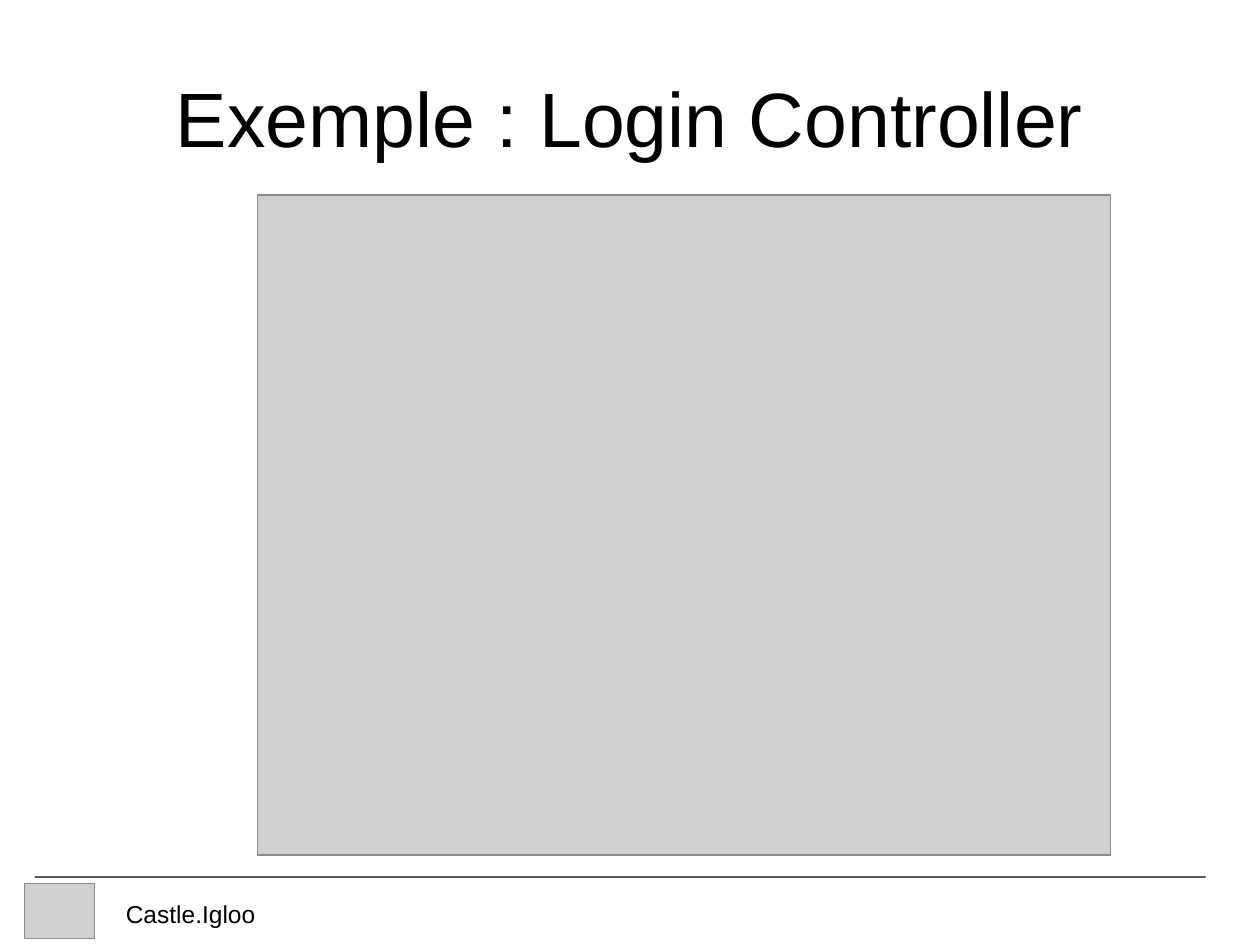
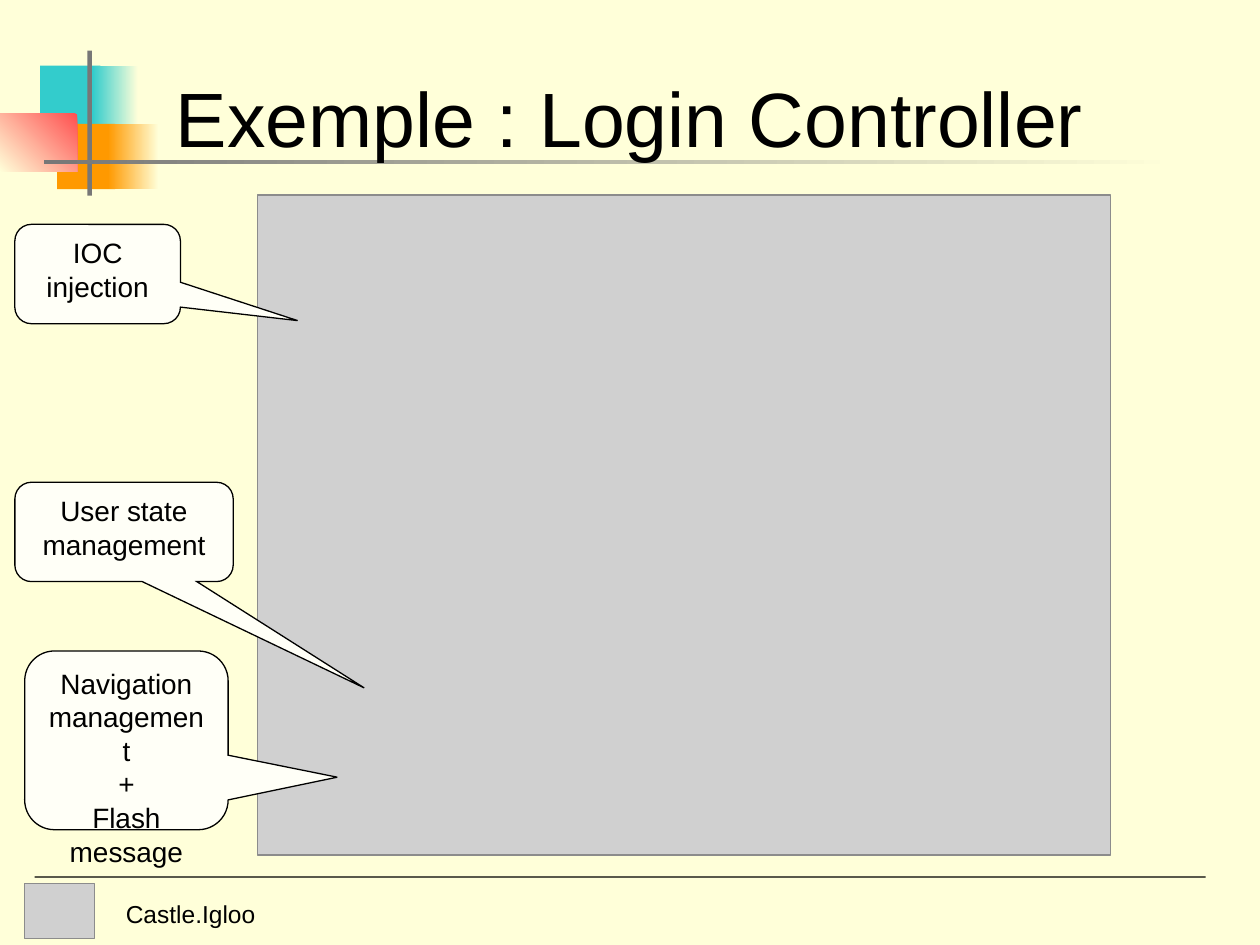
Before and after one commit to castleproject/Core, a slide deck: slide 18 of Experiments/Castle.Igloo/doc/Igloo Presentation.ppt (slide 9 before the commit). Drawn at 1260x945 pixels with LibreOffice and Linux fonts; fonts in the diff are those of the drawing; grey boxes stand for pictures. Boxes give left, top, right and bottom in pixels: in the first picture for what was removed or moved away, otherwise in the second. Text is boxed around its words. In the diff, an @@ line names an element or a change of style, - is before the commit and + after.

```diff
--- a/Experiments/Castle.Igloo/doc/Igloo Presentation.ppt
+++ b/Experiments/Castle.Igloo/doc/Igloo Presentation.ppt
@@ background #FFFFFF to #FFFFD9 @@
@@ rectangle added at <box>87,50,91,195</box>, fill #777777 @@
@@ rectangle added at <box>40,66,101,131</box>, fill #33CCCC @@
@@ rectangle added at <box>93,66,139,131</box>, fill gradient #FFFFD9 to #33CCCC @@
@@ rectangle added at <box>0,113,77,171</box>, fill gradient #FF5050 to #FFFFD9 @@
@@ rectangle added at <box>57,123,115,189</box>, fill #FF9900 @@
@@ rectangle added at <box>108,123,159,189</box>, fill gradient #FFFFD9 to #FF9900 @@
@@ rectangle added at <box>44,160,1178,164</box>, fill gradient #FFFFD9 to #777777 @@
@@ rounded speech box added at <box>15,224,180,324</box>, fill #FFFFF7, outline #000000 0.74 pt, 16 pt, text #000000 @@
+IOC injection
@@ rounded speech box added at <box>15,483,233,582</box>, fill #FFFFF7, outline #000000 0.74 pt, 16 pt, text #000000 @@
+User state
+management
@@ rounded speech box added at <box>25,651,228,830</box>, fill #FFFFF7, outline #000000 0.74 pt, 16 pt, text #000000 @@
+Navigation
+management
++
+Flash message
```
Also in this commit, not shown: 11 other slides changed, 8 slides added, 1 slide removed, 2 other files.
